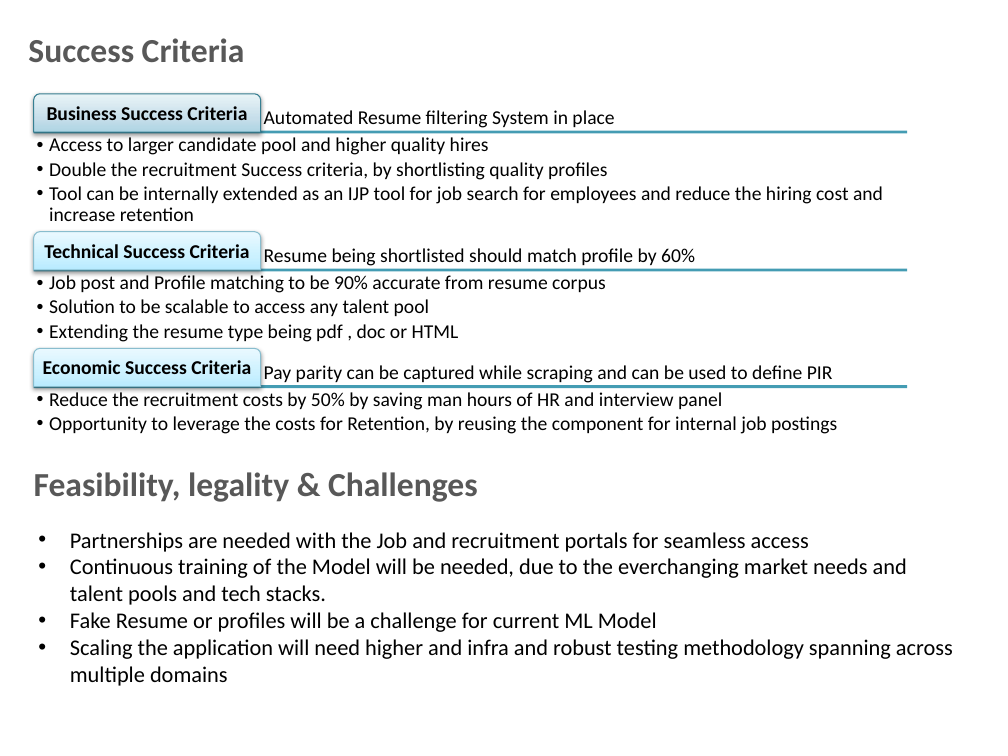
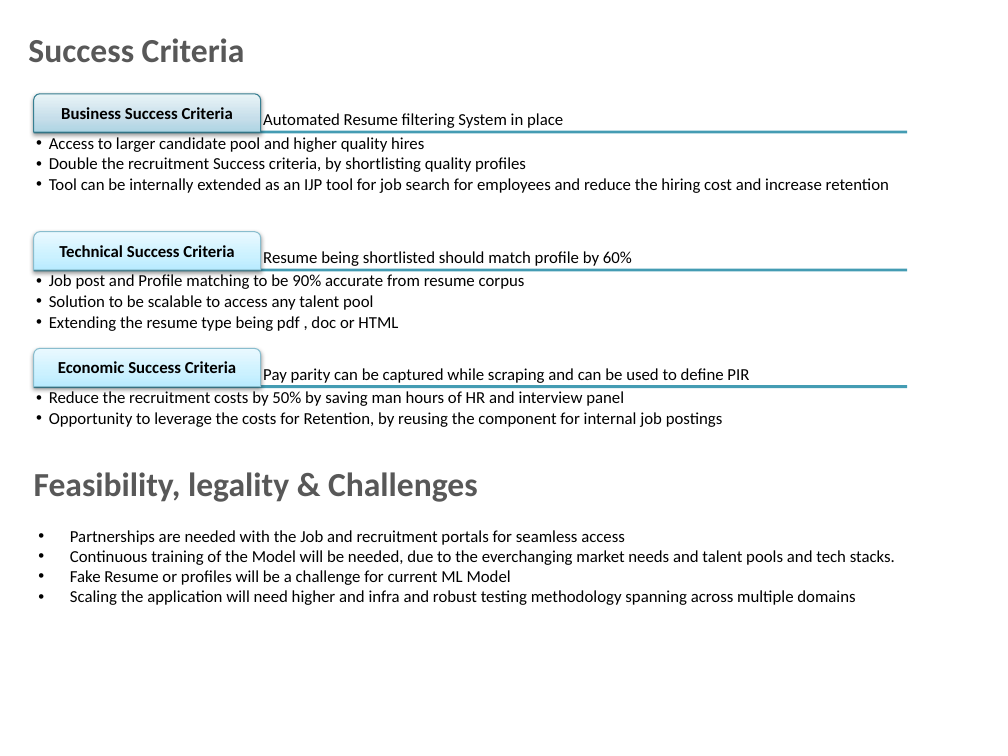
Before and after one commit to anirudhyadav/ISBG4FP1, a slide deck: slide 6 of Foundation_Project_G4__Final_Review_Trending_Jobs.pptx. Drawn at 1008x756 pixels with LibreOffice and Linux fonts; fonts in the diff are those of the drawing; background and template pictures are left out. Boxes give left, top, right and bottom in pixels: in the first picture for what was removed or moved away, otherwise in the second. Text is boxed around its words. In the diff, an @@ line names an element or a change of style, - is before the commit and + after.

```diff
--- a/Foundation_Project_G4__Final_Review_Trending_Jobs.pptx
+++ b/Foundation_Project_G4__Final_Review_Trending_Jobs.pptx
@@ size 14 to 12 pt in 9 elements at (x1=263, y1=113, x2=563, y2=128), (x1=61, y1=107, x2=233, y2=119), (x1=49, y1=135, x2=889, y2=193), (x1=263, y1=251, x2=632, y2=266), (x1=59, y1=245, x2=234, y2=257), (x1=49, y1=273, x2=525, y2=331), (x1=263, y1=368, x2=749, y2=383), (x1=58, y1=361, x2=236, y2=373), (x1=49, y1=391, x2=723, y2=427) @@
@@ text "Partnerships are needed with the ..." at (x1=70, y1=530, x2=895, y2=605): size 16 to 12 pt @@
```
Also in this commit, not shown: 5 other slides changed, 5 slides added, 2 slides removed, 2 other files.
